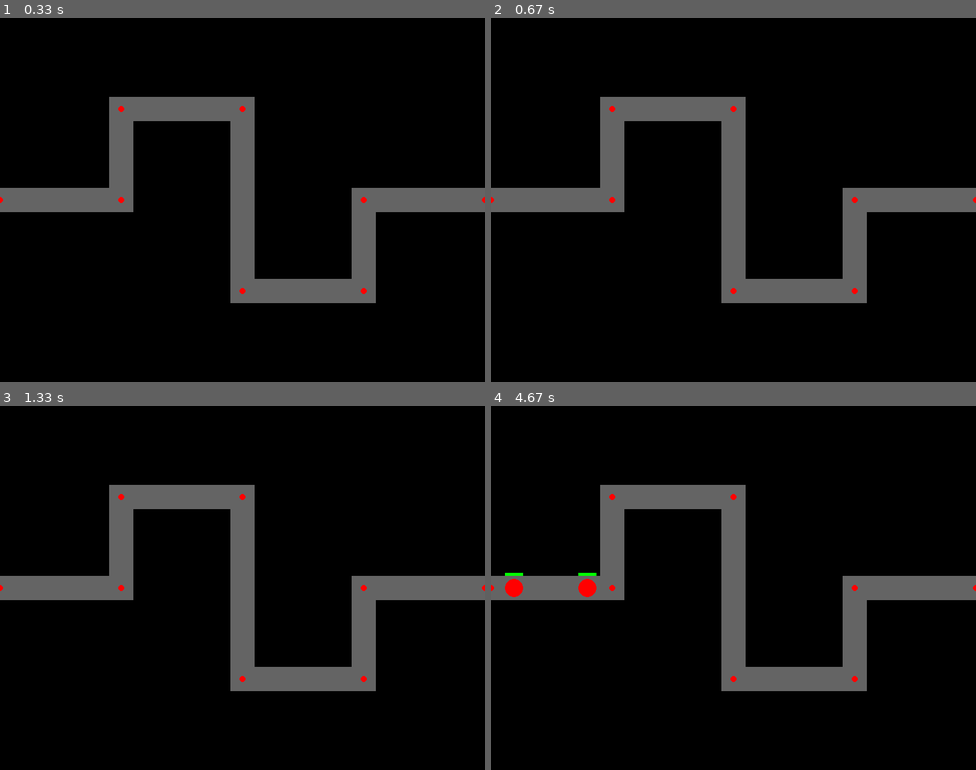
Above: before the commit, frames 1-4 (two rows, left to right).
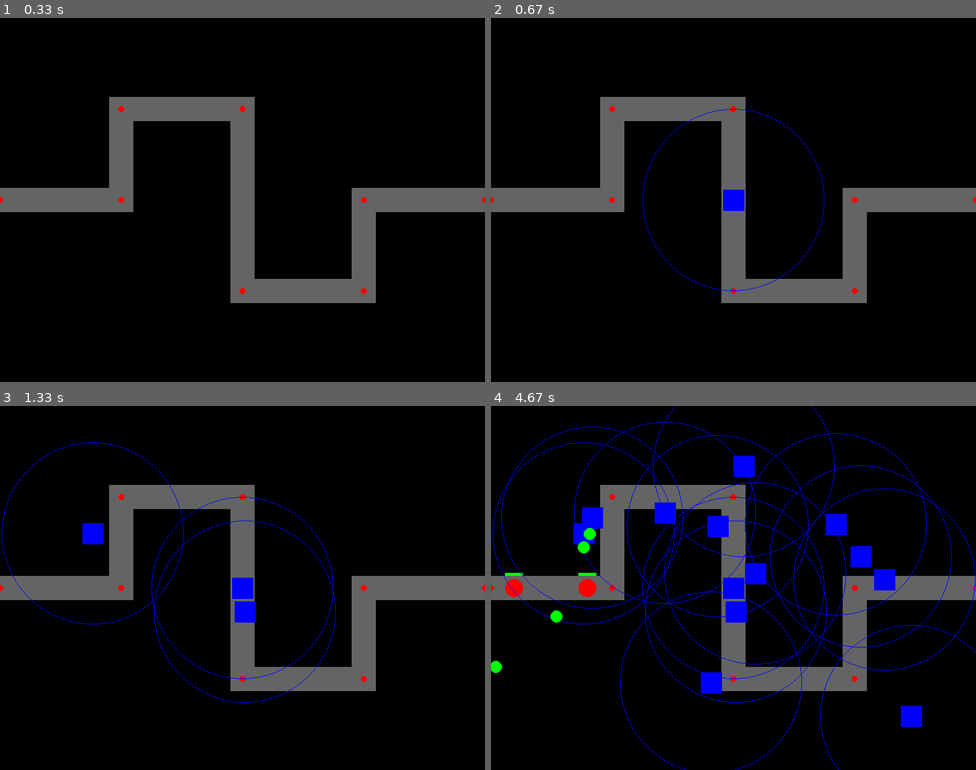
Above: after the commit, the same moments.

Repository: Major9621/PyGame_Tower-Defense
Game: pygame game, started from main.py
Two runs of this game, one before a commit and one after it. Both use one fixed random seed, a clock stepped at 60 frames per second and the inputs below.
Inputs (mouse positions are in pixels of both pictures, inside the frame that each line leads up to):
- Up to frame 1 (0.33 s): no input
- Up to frame 2 (0.67 s): click (733, 200) at 0.38 s
- Up to frame 3 (1.33 s): click (242, 609) at 0.72 s; click (92, 533) at 1.05 s
- Up to frame 4 (4.67 s): click (912, 715) at 1.38 s; click (743, 464) at 1.72 s; click (709, 682) at 2.05 s; click (718, 526) at 2.38 s; click (665, 511) at 2.72 s; click (859, 555) at 3.05 s; click (883, 580) at 3.38 s; click (835, 522) at 3.72 s; click (592, 518) at 4.05 s; click (752, 573) at 4.38 s

Frame 1 is identical in both runs. In frame 2, 0.4% of the frame differs, in the area x 31-69%, y 25-75%; in frame 3, 1.3%; in frame 4, 5.5%, in the area x 0-100%, y 0-100%.

Commit message:
turrets, bullets and damage

Diff:
--- /dev/null
+++ b/core/bullet.py
@@ -0,0 +1,24 @@
+import pygame
+from .constants import GREEN
+
+class Bullet(pygame.sprite.Sprite):
+    def __init__(self, pos, dir, dmg, speed):
+        super().__init__()
+        self.pos = pos
+        self.dir = dir
+        self.damage = dmg
+        self.speed = speed
+        self.image = pygame.Surface((10, 10))
+        self.rect = self.image.get_rect(center=(pos[0], pos[1]))
+        self.spawnTime = pygame.time.get_ticks()
+
+    def update(self, bullets):
+        self.pos = (self.pos[0] + (self.dir[0] * self.speed), self.pos[1] + (self.dir[1] * self.speed))
+        self.rect.center = self.pos
+
+        #Remove itself after 10 seconds
+        if(pygame.time.get_ticks() - self.spawnTime >= 10000):
+            bullets.remove(self)
+
+    def draw(self, surface):
+        pygame.draw.circle(surface, GREEN, self.pos, 10)
--- a/core/enemy.py
+++ b/core/enemy.py
@@ -2,8 +2,9 @@
 import math
 from .constants import RED, GREEN, BLACK, ENEMY_RADIUS
 
-class Enemy:
+class Enemy(pygame.sprite.Sprite):
     def __init__(self, path):
+        super().__init__()
         self.path = path
         self.path_index = 0
         self.progress = 0  # Progress along current path segment (0-1)
@@ -15,6 +16,8 @@
         self.reached_end = False
         self.value = 10
         self.color = RED
+        self.image = pygame.Surface((ENEMY_RADIUS, ENEMY_RADIUS))
+        self.rect = self.image.get_rect(center=(self.position[0], self.position[1]))
 
     def update(self):
         if self.reached_end or self.path_index >= len(self.path) - 1:
@@ -40,6 +43,8 @@
             start[1] + dy * self.progress
         )
 
+        self.rect.center = self.position
+
         if self.progress >= 1:
             # Move to next segment
             self.progress = 0
@@ -59,15 +64,19 @@
         health_percent = self.health / self.max_health
         pygame.draw.rect(surface, BLACK,
                         (self.position[0] - bar_width//2, self.position[1] - self.radius - 10,
-                         bar_width, 5))
+                        bar_width, 5))
         pygame.draw.rect(surface, GREEN,
                         (self.position[0] - bar_width//2, self.position[1] - self.radius - 10,
                          int(bar_width * health_percent), 5))
 
     def take_damage(self, damage):
         self.health -= damage
+
         if self.health <= 0:
             self.die()
 
     def die(self):
         self.health = 0
+
+    def isDead(self):
+        return self.health <= 0
--- /dev/null
+++ b/core/inputSystem.py
@@ -0,0 +1,4 @@
+
+def leftMouseClickInteraction(mouse_pos):
+    #print("everything is pod kontrolą: ", mouse_pos)
+    pass
--- /dev/null
+++ b/core/turret.py
@@ -0,0 +1,66 @@
+import pygame
+from .constants import BLUE
+from .bullet import Bullet
+from .enemy import Enemy
+from . import vector2 as v2
+
+class Turret:
+    def __init__(self, pos, bullets):
+        self.pos = pos
+        self.lastShotTime = pygame.time.get_ticks()
+        self.range = 150
+        self.hp = 100
+        self.currentEnemy = None
+        self.bullets = bullets
+
+
+    shotsPerSecond = 2
+    shootInterval = 1000 / shotsPerSecond
+
+
+    def update(self, enemies):
+        currentTime = pygame.time.get_ticks()
+
+
+        #If is able to shoot
+        if currentTime - self.lastShotTime >= self.shootInterval:
+
+            #Looking for new (closest) enemy
+            if self.currentEnemy == None or (self.currentEnemy != None and self.currentEnemy.isDead()):
+                closestEnemy = None
+                for en in enemies:
+                    en: Enemy
+                    if(v2.distance(en.position, self.pos) <= self.range):
+                        if closestEnemy != None:
+                            if v2.distance(closestEnemy.position, self.pos) > v2.distance(en.position, self.pos):
+                                closestEnemy = en
+                        else:
+                            closestEnemy = en
+
+                self.currentEnemy = closestEnemy
+
+            #If has enemy or just found it calculate shoot direction
+            if self.currentEnemy != None:
+                directionToEnemy = v2.normalized(v2.subtract(self.currentEnemy.position, self.pos))
+                distanceToEnemy = v2.distance(self.currentEnemy.position, self.pos)
+
+                if self.currentEnemy.reached_end or distanceToEnemy > self.range:
+                    self.currentEnemy = None
+
+                #Shoot!
+                bullet = Bullet(self.pos, directionToEnemy, 10, 4)
+                self.bullets.add(bullet)
+
+                self.lastShotTime = currentTime
+            else:
+                directionToEnemy = None
+                distanceToEnemy = None
+
+
+
+
+    def draw(self, surface):
+        size = 35
+        rect = pygame.Rect(self.pos[0] - size//2, self.pos[1] - size//2, size, size)
+        pygame.draw.rect(surface, BLUE, rect)
+        pygame.draw.circle(surface, BLUE, self.pos, self.range, 1)
--- /dev/null
+++ b/core/vector2.py
@@ -0,0 +1,24 @@
+import math
+
+def magnitude(position):
+
+    return math.sqrt(position[0]**2 + position[1]**2)
+
+def distance(pos1, pos2):
+
+    newVector = (pos2[0] - pos1[0], pos2[1] - pos1[1])
+
+    return magnitude(newVector)
+
+def normalized(pos):
+    x, y = pos
+    length = math.sqrt(x**2 + y**2)
+    if length == 0:
+        return (0, 0)
+    return (x / length, y / length)
+
+def add(pos1, pos2):
+    return (pos1[0] + pos2[0], pos1[1] + pos2[1])
+
+def subtract(pos1, pos2):
+    return (pos1[0] - pos2[0], pos1[1] - pos2[1])
--- a/main.py
+++ b/main.py
@@ -1,6 +1,8 @@
 import pygame
+from core import inputSystem
 from core.map import Map
 from core.enemy import Enemy
+from core.turret import Turret
 from core.constants import BLACK, SCREEN_WIDTH, SCREEN_HEIGHT, FPS
 
 def main():
@@ -10,7 +12,9 @@
     clock = pygame.time.Clock()
 
     game_map = Map()
-    enemies = []
+    turrets = []
+    enemies = pygame.sprite.Group()
+    bullets = pygame.sprite.Group()
 
     spawn_interval = 2000
     last_spawn_time = 0
@@ -25,25 +29,52 @@
             if event.type == pygame.QUIT:
                 running = False
 
+            #Mouse Click
+            if(event.type == pygame.MOUSEBUTTONDOWN and event.button == 1):
+                inputSystem.leftMouseClickInteraction(event.pos)
+                turrets.append(Turret(event.pos, bullets))
+
         #TODO Change to spawn enemies in waves curr spawns enemy every 2sec
         if current_time - last_spawn_time > spawn_interval:
-            enemies.append(Enemy(game_map.path))
+            enemy = Enemy(game_map.path)
+            enemies.add(enemy)
             last_spawn_time = current_time
 
-        for enemy in enemies[:]:
+
+        for enemy in enemies:
             enemy.update()
             if enemy.reached_end:
                 enemies.remove(enemy)
                 # TODO player losing hp
             if enemy.health <= 0:
-                enemy.die()
                 enemies.remove(enemy)
+
+        for turret in turrets:
+            turret.update(enemies)
+
+        for b in bullets:
+            b.update(bullets)
+
+
+        for bullet in bullets:
+            enemies_hit = pygame.sprite.spritecollide(bullet, enemies, False)
+            for enemy in enemies_hit:
+
+                enemy.take_damage(bullet.damage)
+                bullets.remove(bullet)
+
 
         # Draw everything
         screen.fill(BLACK)
         game_map.draw(screen)
         for enemy in enemies:
             enemy.draw(screen)
+
+        for turret in turrets:
+            turret.draw(screen)
+
+        for b in bullets:
+            b.draw(screen)
 
         pygame.display.flip()
         clock.tick(FPS)
